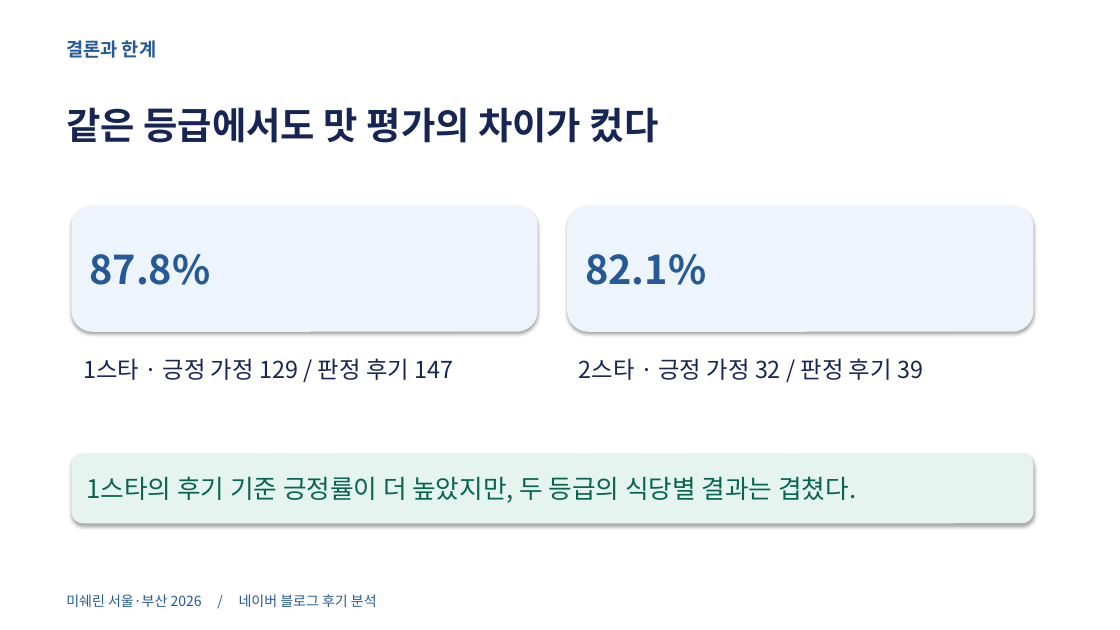
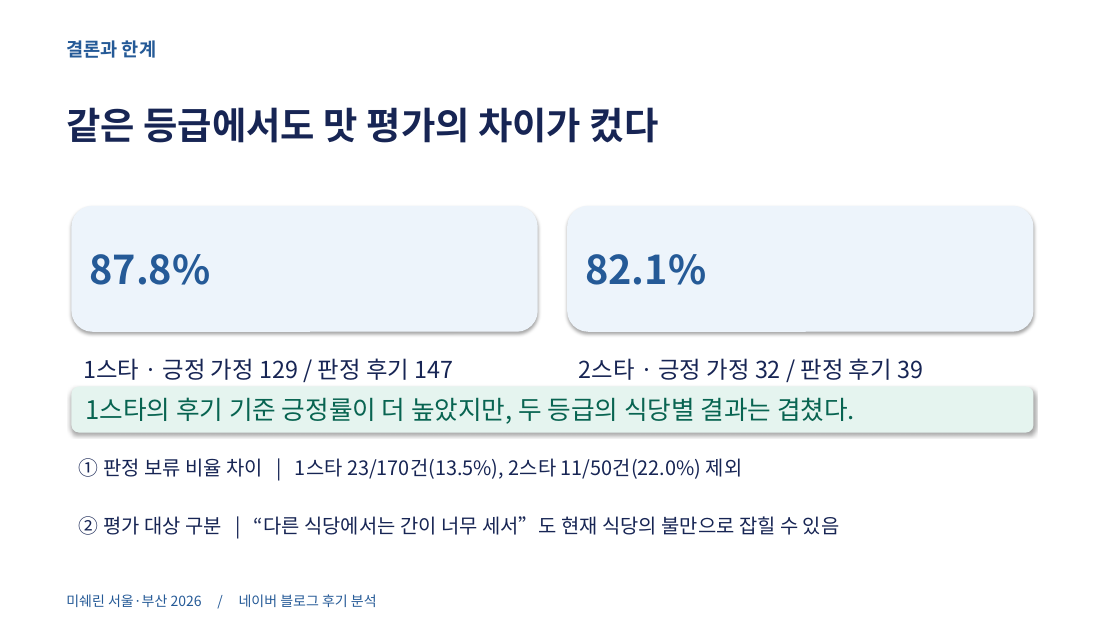
Before and after one commit to taeuk-kim-01/michelin_review_analysis, a slide deck: slide 12 of Michelin_Final.pptx. Drawn at 1120x630 pixels with LibreOffice and Linux fonts; fonts in the diff are those of the drawing. Boxes give left, top, right and bottom in pixels: in the first picture for what was removed or moved away, otherwise in the second. Text is boxed around its words. In the diff, an @@ line names an element or a change of style, - is before the commit and + after.

```diff
--- a/Michelin_Final.pptx
+++ b/Michelin_Final.pptx
@@ rounded rectangle "1스타의 후기 기준 긍정률이 더 ..." resized from (x1=71, y1=454, x2=1033, y2=523) to (x1=71, y1=386, x2=1033, y2=433) @@
@@ text added at (x1=79, y1=458, x2=743, y2=479), 17 pt, text #172554 @@
+① 판정 보류 비율 차이 | 1스타 23/170건(13.5%), 2스타 11/50건(22.0%) 제외
@@ text added at (x1=79, y1=516, x2=840, y2=535), 17 pt, text #172554 @@
+② 평가 대상 구분 | “다른 식당에서는 간이 너무 세서”도 현재 식당의 불만으로 잡힐 수 있음
```
